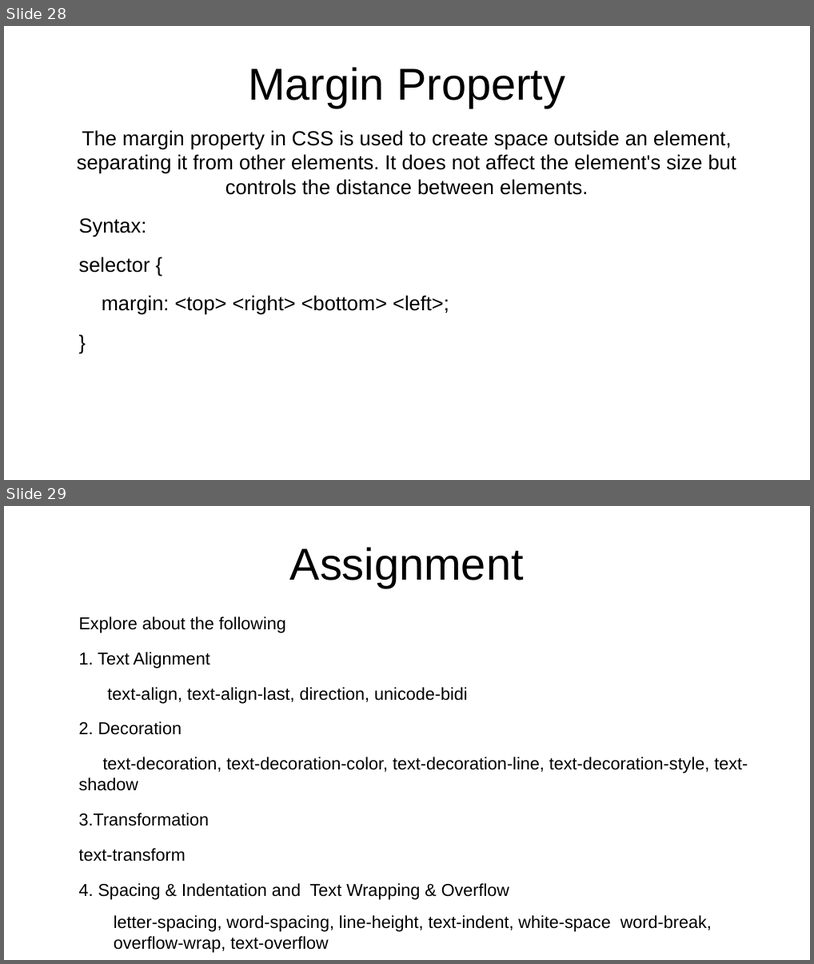
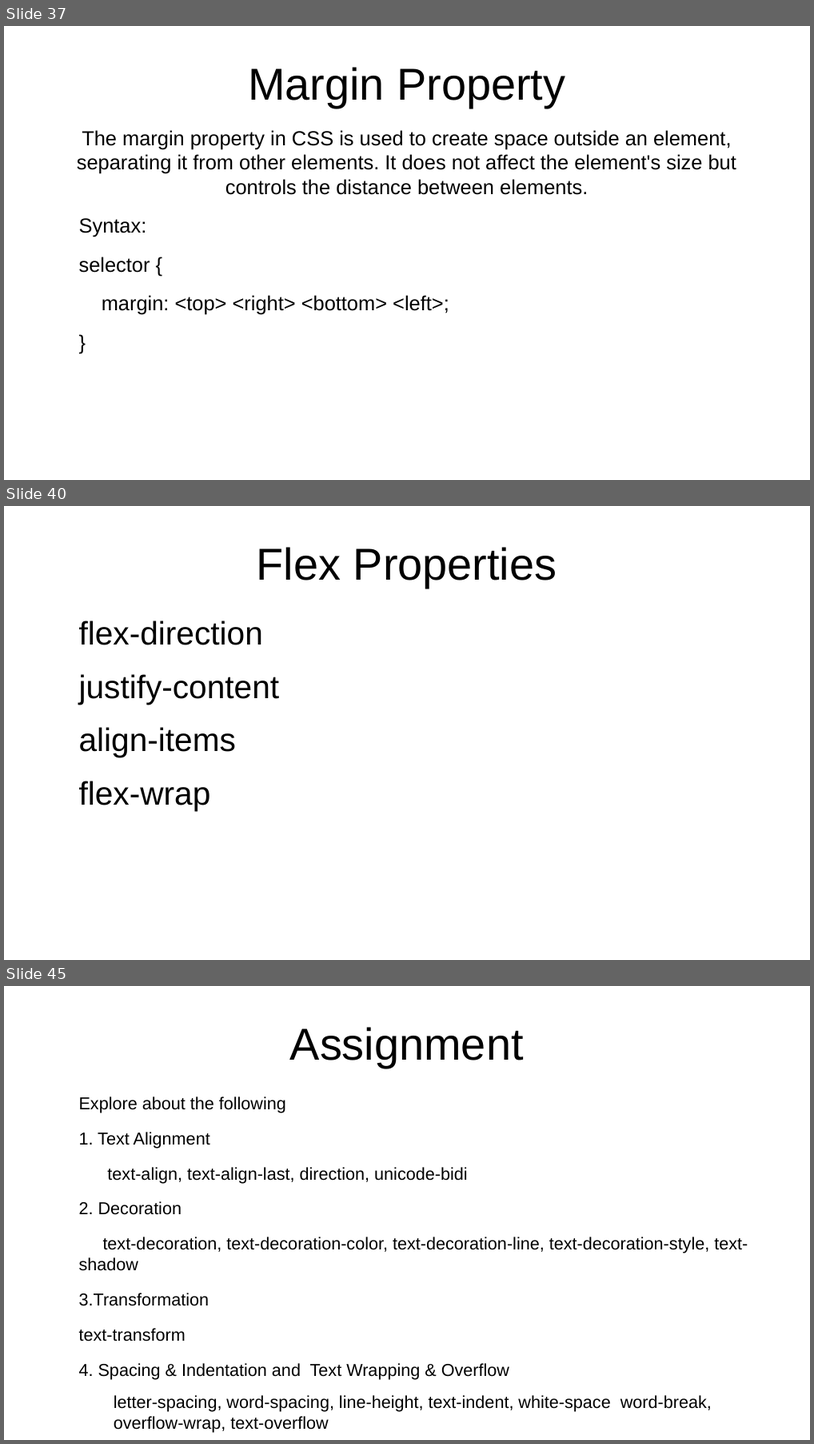
Before and after one commit to sam-rubin/exercises, a slide deck: Introduction_To_HTML.odp. Shown one above the other, each under a label of ours: slides 28 and 29 before the commit, slides 37, 40 and 45 after it; the slides between them are not shown. The pictures are 814x964 and 814x1444 pixels, drawn with LibreOffice and Linux fonts; fonts in the diff are those of the drawing. Boxes give left, top, right and bottom in pixels: in the first picture for what was removed or moved away, otherwise in the second. Text is boxed around its words. In the diff, an @@ line names an element or a change of style, - is before the commit and + after.

```diff
--- a/Introduction_To_HTML.odp
+++ b/Introduction_To_HTML.odp
@@ slide 40 added at bbox=[4, 506, 810, 960], background #FFFFFF @@
@@ title added at bbox=[257, 547, 557, 588], 44 pt, text #000000 @@
+Flex Properties
@@ text added at bbox=[79, 620, 280, 811], 32 pt, text #000000 @@
+flex-direction
+justify-content
+align-items
+flex-wrap
@@ what was slide 28 is now slide 37 @@
@@ what was slide 29 is now slide 45 @@
```
Also in this commit, not shown: 4 slides changed, 15 other slides added, 3 slides removed, 1 other file.
